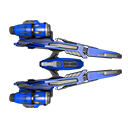
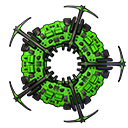
Layers edited between the first and the second w=128, h=128 image:
added layer "spacestation" above "414bf78283804a8c9901da0e7b912a70" over [left=9, top=5, right=126, bottom=124]
hid "414bf78283804a8c9901da0e7b912a70" over [left=9, top=20, right=122, bottom=108]
